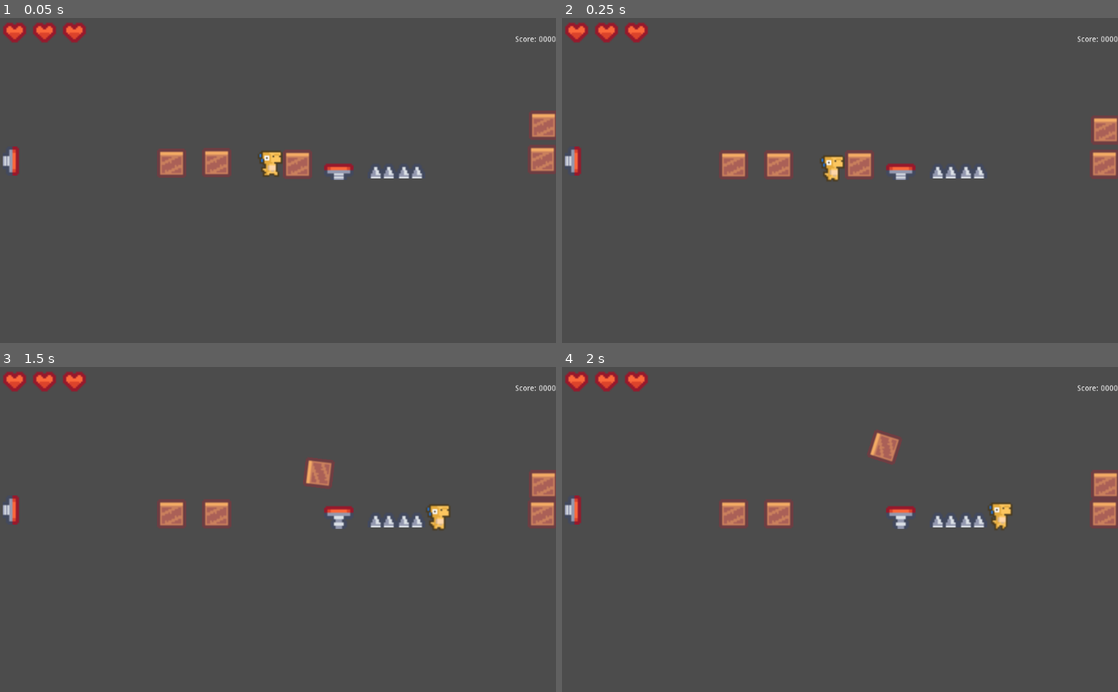
Above: before the commit, frames 1-4 (two rows, left to right).
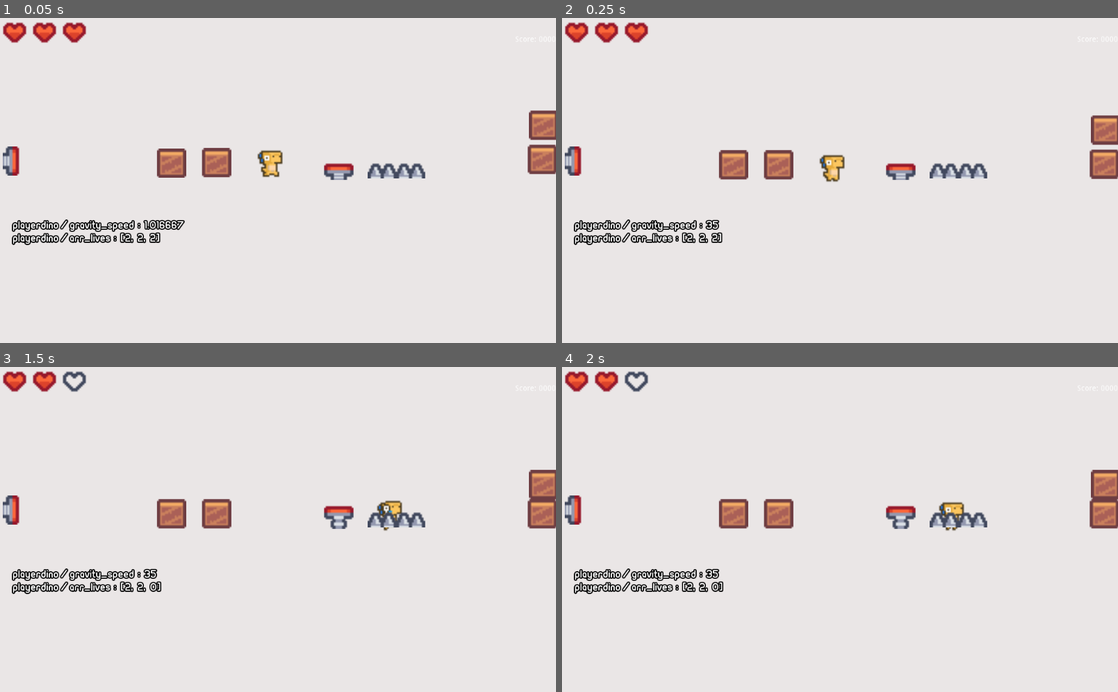
Above: after the commit, the same moments.

Repository: balmeidaa/Kickasaur
Game: Godot game, scene res://World.tscn
Two runs of this game, one before a commit and one after it. Both use one fixed random seed, a clock stepped at 60 frames per second and the inputs below.
Inputs:
- Up to frame 1 (0.05 s): no input
- Up to frame 2 (0.25 s): no input
- Up to frame 3 (1.5 s): tap Enter (ui_accept) at 0.5, 0.77 s; hold Right (ui_right) 0.53-1.28 s; hold Down (ui_down) from 1.28 s (still down)
- Up to frame 4 (2 s): keep holding Down (ui_down); tap Enter (ui_accept) at 1.52 s

The runs differ from the first frame. In frame 1, 96% of the frame differs, in the area x 0-100%, y 0-100%; in frame 2, 97%; in frame 3, 97%; in frame 4, 97%.

Commit message:
Fixed health display

Diff:
--- a/EventHandler.gd
+++ b/EventHandler.gd
@@ -4,10 +4,10 @@
 signal health_starter
 signal dead
 
-func emit_health_starter(lives):
+func emit_health_starter(lives: Array):
     emit_signal("health_starter", lives)
 
-func emit_health_signal(lives):
+func emit_health_signal(lives: Array):
      emit_signal("health_signal", lives)
 
 func emit_dead_signal():
--- a/World.gd
+++ b/World.gd
@@ -2,4 +2,4 @@
 
 func _ready():
     $Debugger.add_property($PlayerDino, "gravity_speed", "")
-    $Debugger.add_property($PlayerDino, "is_grounded", "")
+    $Debugger.add_property($PlayerDino, "arr_lives", "")
--- a/World.tscn
+++ b/World.tscn
@@ -24,12 +24,11 @@
 [node name="HUD" parent="." instance=ExtResource( 6 )]
 
 [node name="Debugger" parent="." instance=ExtResource( 3 )]
-visible = false
 anchor_right = 1.0
 margin_left = -476.0
-margin_top = -247.0
+margin_top = 104.0
 margin_right = -476.0
-margin_bottom = -247.0
+margin_bottom = 104.0
 
 [node name="PlayerDino" parent="." instance=ExtResource( 1 )]
 
@@ -58,9 +57,6 @@
 position = Vector2( -511, -66 )
 shape = SubResource( 3 )
 
-[node name="Box" parent="." instance=ExtResource( 2 )]
-position = Vector2( 49, 1 )
-
 [node name="Box4" parent="." instance=ExtResource( 2 )]
 position = Vector2( -183, -1 )
 
--- a/player/LivesCon.gd
+++ b/player/LivesCon.gd
@@ -5,7 +5,7 @@
 const  offset_x := 55.0
 export var sprite_scale := Vector2(3.0,3.0)
 export var sprite_pos := 0.0
-var array_hearts = []
+var array_hearts = [] #sprite object handlers
 var full_life := 0
 
 func _ready():
@@ -13,9 +13,9 @@
     EventHandler.connect("health_signal", self, "update_heart")
 
 func load_hearts(lives):
-    full_life = lives
+    full_life = lives.size()
 
-    for heart in range(lives):
+    for heart in lives:
         var sprite = Sprite.new()
         sprite.scale = sprite_scale
         sprite.position = Vector2(sprite_pos, 0.0)
@@ -28,11 +28,14 @@
 
 
 func update_heart(lives):
+     var len_arr = array_hearts.size()
 
-    #full hearts
-    for heart in range(full_life-1):
-        if heart <= lives:
-            array_hearts[heart].texture = load(full_heart)
-        else:
-            print('aas')
-            array_hearts[heart].texture = load(empty_heart)
+     for index in range(len_arr):
+
+        match (lives[index]):
+            2:
+                array_hearts[index].texture = load(full_heart)
+            1:
+                array_hearts[index].texture = load(half_heart)
+            0:
+                array_hearts[index].texture = load(empty_heart)
--- a/player/PlayerDino.gd
+++ b/player/PlayerDino.gd
@@ -6,6 +6,7 @@
 var gravity := 1.0
 var gravity_speed := 0.0
 var lives := 3
+var arr_lives := []
 const gravity_speed_default := 35
 
 var is_grounded := true
@@ -19,8 +20,12 @@
 
 
 func _ready():
-     EventHandler.emit_health_starter(lives)
+
      update_animation_position(default_direction)
+     fill_lives()
+     EventHandler.emit_health_starter(arr_lives)
+
+
 
 func _process(delta):
     input_vector = Vector2.ZERO
@@ -93,10 +98,42 @@
     body_temp = null
 
 func _damage(damage):
-    lives -= damage
+
     anim_tree.get("parameters/playback").travel("Hurt")
 
-    if lives <= 0:
+    if is_player_alive():
+        decrease_life(damage)
+        EventHandler.emit_health_signal(arr_lives)
+    else:
         EventHandler.emit_dead_signal()
-    else:
-        EventHandler.emit_health_signal(lives)
+
+#2 = full heart
+#1 = half heart
+#0 = empty heart
+func decrease_life(value):
+    var diff = 0
+    var index = arr_lives.size()-1
+
+    while index >= 0:
+
+        diff = arr_lives[index] - abs(value)
+        if diff >= 0:
+            arr_lives[index] = diff
+            break
+        else:
+            value = diff
+            arr_lives[index] = 0
+
+        index -= 1
+
+func fill_lives():
+     for life in range(lives):
+         arr_lives.append(2)
+
+func is_player_alive():
+    var life_counter = 0
+
+    for life in arr_lives:
+        life_counter += life
+
+    return (life_counter > 0)
--- a/project.godot
+++ b/project.godot
@@ -63,4 +63,5 @@
 
 [rendering]
 
+environment/default_clear_color=Color( 0.921569, 0.905882, 0.905882, 1 )
 environment/default_environment="res://default_env.tres"
